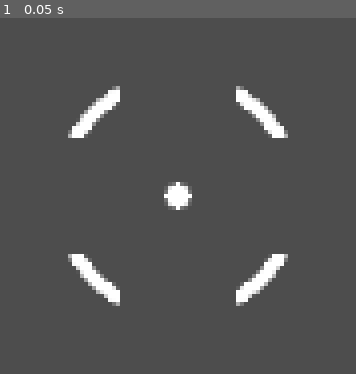
Above: before the commit, frame 1.
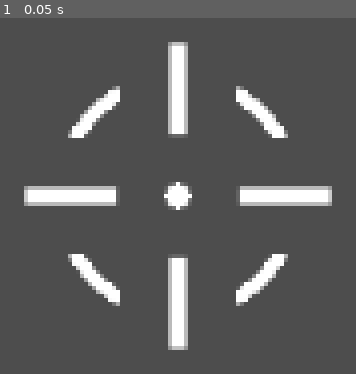
Above: after the commit, the same moment.

Repository: Nikhil-S98/shader-test
Game: Godot game, scene res://shader projects/crosshair/crosshair.tscn
The game is run twice, just before and just after one commit, with the same random seed, the same clock (stepped at 60 frames per second) and the same inputs. This scene is started directly instead of the project's main scene. The engine's default icon, where the game draws it, is replaced by a stand-in: a white triangle on a blue panel in a dark square.
Inputs:
- Up to frame 1 (0.05 s): no input

The runs differ from the first frame. In frame 1, 5.9% of the frame differs, in the area x 6-94%, y 6-94%.

Commit message:
made the crosshair. needs to be studied

Diff:
--- a/shader projects/crosshair/crosshair.gdshader
+++ b/shader projects/crosshair/crosshair.gdshader
@@ -5,6 +5,9 @@
 uniform float circle_distance: hint_range(0.0, 1.0) = 0.5;
 uniform float bar_cutout: hint_range(0.0, 1.0) = 0.2;
 
+uniform float crosshair_distance: hint_range(0.0, 1.0, 0.1) = 0.25;
+uniform float crosshair_length: hint_range(0.0, 0.2, 0.01) = 0.12;
+uniform float crosshair_thickness: hint_range(0.0, 1.0, 0.01) = 0.05;
 
 float create_circles(vec2 uv) {
 
@@ -20,10 +23,17 @@
 }
 
 float create_lines(vec2 uv) {
-	return 1.;
+	vec2 center_distance = vec2(0.5) + crosshair_distance;
+	float h_width = step(distance(uv.x, center_distance.x), crosshair_length)
+					+ step(distance(1. - uv.x, center_distance.x), crosshair_length);
+	float h_height = step(distance(uv.y, 0.5) , crosshair_thickness * 0.25);
+	float v_width = step(distance(uv.y, center_distance.y), crosshair_length)
+					+ step(distance(1. - uv.y, center_distance.y), crosshair_length);
+	float v_height = step(distance(uv.x, 0.5) , crosshair_thickness * 0.25);
+	return h_width * h_height + v_width * v_height;
 }
 
 void fragment() {
 	COLOR.rgb = vec3(1);
-	COLOR.a = create_circles(UV);
+	COLOR.a = create_circles(UV) + create_lines(UV);
 }
--- a/shader projects/crosshair/crosshair.tscn
+++ b/shader projects/crosshair/crosshair.tscn
@@ -9,6 +9,9 @@
 shader_parameter/circle_width = 0.0390000018525
 shader_parameter/circle_distance = 0.350000016625
 shader_parameter/bar_cutout = 0.1630000077425
+shader_parameter/crosshair_distance = 0.30000000447036
+shader_parameter/crosshair_length = 0.12999999709424
+shader_parameter/crosshair_thickness = 0.07999999821184
 
 [node name="Crosshair" type="Node2D"]
 
